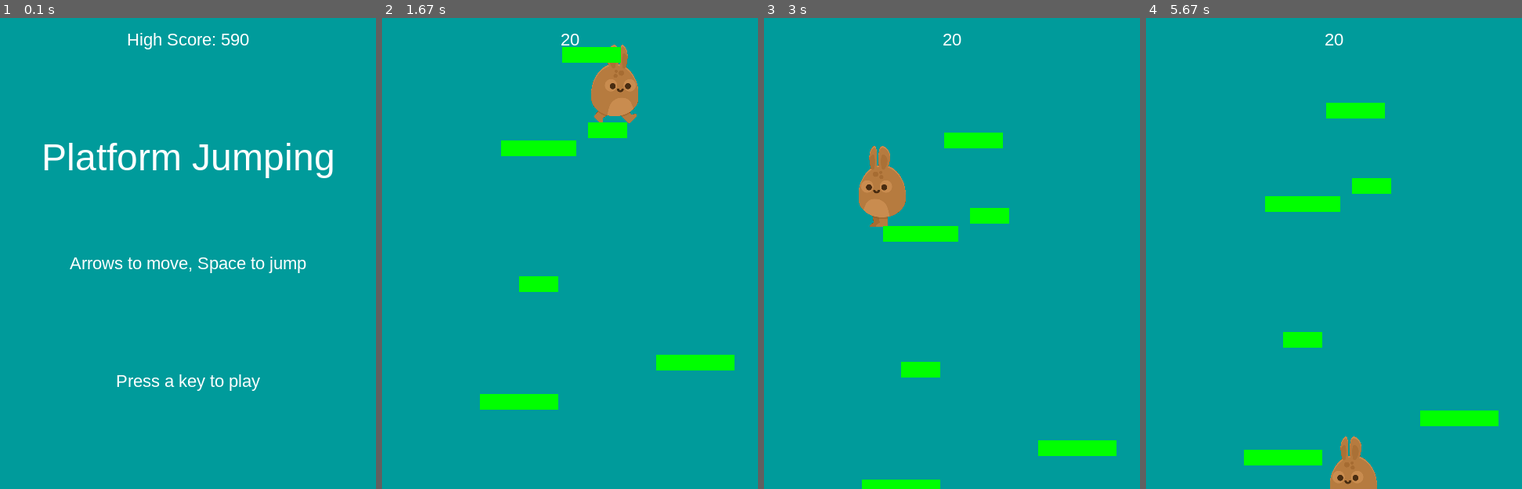
Above: before the commit, frames 1-4 (left to right).
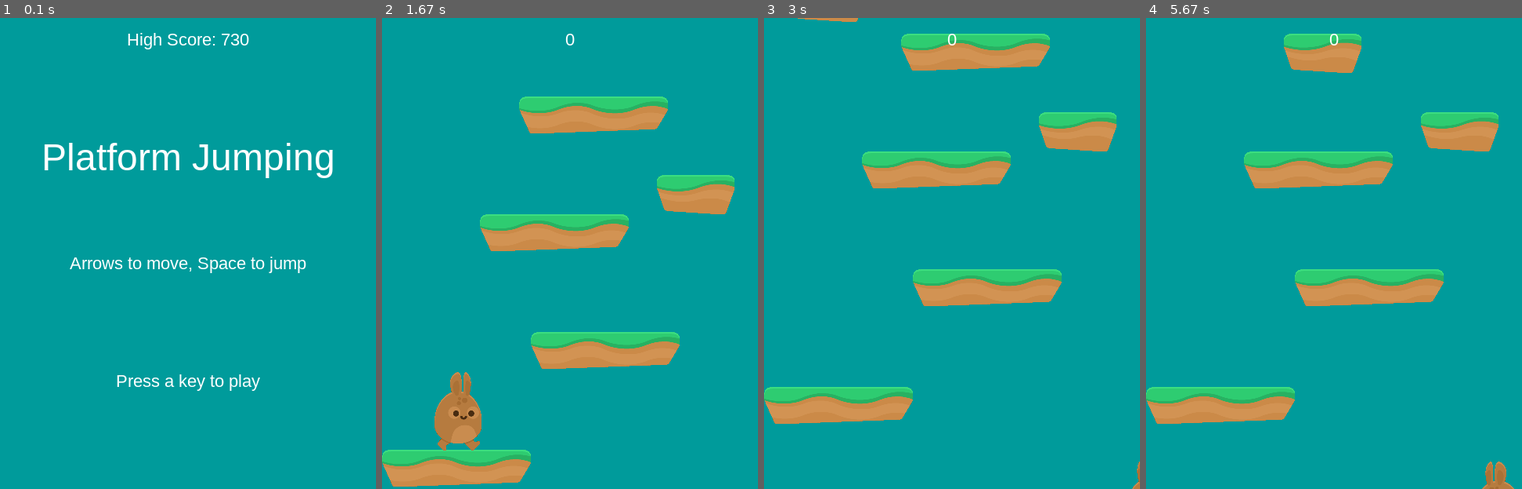
Above: after the commit, the same moments.

Repository: AnneDrottning/Pygame_PlatformJumping
Game: pygame game, started from main.py
Same seed, same stepped clock (60 frames per second), same inputs: the game is played once before the commit and once after it.
Inputs:
- Up to frame 1 (0.1 s): no input
- Up to frame 2 (1.67 s): hold Right 0.33-0.8 s; tap Space at 0.83 s; hold Right from 1.33 s (still down)
- Up to frame 3 (3 s): release Right at 1.8 s; hold Left 1.83-2.37 s; hold Left 2.4-2.8 s; hold Right from 2.83 s (still down)
- Up to frame 4 (5.67 s): release Right at 3.47 s; hold Left 3.5-3.97 s; hold Right 4-4.47 s; hold Right 4.5-4.97 s; hold Left 5-5.53 s; hold Left from 5.57 s (still down)

The runs differ from the first frame. In frame 1, less than 0.1% of the frame differs, in the area x 58-64%, y 3-6%; in frame 2, 18%, in the area x 0-94%, y 3-100%; in frame 3, 17%; in frame 4, 16%.

Commit message:
Added platform graphics

Diff:
--- a/constants.py
+++ b/constants.py
@@ -27,11 +27,11 @@
 JUMP_HEIGHT         =  20
 
 # Starting platforms:
-PLATFORM_LIST = [(0, HEIGHT-40, WIDTH, 40),
-            (WIDTH / 2 - 50, HEIGHT * 3 / 4, 100, 20),
-            (125, HEIGHT - 350, 100, 20),
-            (350, 200, 100, 20),
-            (175, 100, 50, 20)]
+PLATFORM_LIST = [(0, HEIGHT-50),
+            (WIDTH / 2 - 50, HEIGHT * 3 / 4 - 50),
+            (125, HEIGHT - 350),
+            (350, 200),
+            (175, 100)]
 
 # SPRITES:
 BUNNY_READY = [614, 1063, 120, 191]
@@ -40,3 +40,9 @@
 BUNNY_WALK2 = [692, 1458, 120, 207]
 BUNNY_JUMP  = [382,  763, 150, 181]
 BUNNY_HURT  = [382,  946, 150, 174]
+
+# PLATFORMS:
+PLAT_LARGE         = [  0,  288, 380,  94]
+PLAT_SMALL         = [213, 1662, 201, 100]
+PLAT_LARGE_DAMAGED = [  0,  384, 380,  94]
+PLAT_SMALL_DAMAGED = [382,  204, 200, 100]
--- a/highscore.txt
+++ b/highscore.txt
@@ -1 +1 @@
-590
+730
--- a/main.py
+++ b/main.py
@@ -41,7 +41,6 @@
         # Load the spritesheet
         self.spritesheet = Spritesheet(path.join(img_dir, SPRITESHEET))
 
-
     def new(self):
         # To start a new game
         self.score       = 0
@@ -51,7 +50,7 @@
         self.player = Player(self)
         self.all_sprites.add(self.player)
         for plat in PLATFORM_LIST:
-            p = Platform(*plat) # Exploding the list
+            p = Platform(self, *plat) # Exploding the list
             self.all_sprites.add(p)
             self.platforms.add(p)
         self.run()
@@ -79,7 +78,7 @@
                 self.player.vel.y = 0
         # Want to check if we need to scroll the screen
         if self.player.rect.top <= HEIGHT / 4:
-            self.player.pos.y += abs(self.player.vel.y)
+            self.player.pos.y += max(abs(self.player.vel.y), 2)
             for plat in self.platforms:
                 plat.rect.y += abs(self.player.vel.y)
                 # Remove the platforms if they go off the screen
@@ -98,9 +97,8 @@
         # Need to spawn new platforms to keep the game going
         while len(self.platforms) < 6:
             width = random.randrange(50, 100)
-            p = Platform(random.randrange(0, WIDTH - width),
-                         random.randrange(-75, -30),
-                         width, 20)
+            p = Platform(self, random.randrange(0, WIDTH - width),
+                         random.randrange(-75, -30))
             self.platforms.add(p)
             self.all_sprites.add(p)
 
@@ -121,6 +119,8 @@
         # Drawing the game loop to the screen
         self.screen.fill(BGCOLOUR)
         self.all_sprites.draw(self.screen)
+        # Make sure the player will always be at the front
+        self.screen.blit(self.player.image, self.player.rect)
         self.draw_text(str(self.score), 22, WHITE, WIDTH / 2, 15)
         # After drawing everything, we flip the display
         pg.display.flip()
--- a/sprites.py
+++ b/sprites.py
@@ -1,7 +1,8 @@
 # This is the sprite classes for the platform Game
 
 # Import packages
-import pygame as pg
+import pygame as     pg
+from   random import choice
 
 # Import files
 from constants import *
@@ -40,10 +41,10 @@
         # Create a simple sprite:
         self.image = self.standing_frames[0]
         self.rect = self.image.get_rect()
-        self.rect.center = (WIDTH/2, HEIGHT/2)
+        self.rect.center = (40, HEIGHT - 100)
 
         # Position, velocity and acceleration
-        self.pos = vec(WIDTH/2, HEIGHT/2)
+        self.pos = vec(40, HEIGHT - 100)
         self.vel = vec(0, 0)
         self.acc = vec(0, 0)
 
@@ -70,9 +71,9 @@
 
     def jump(self):
         # Only want to jump if we are standing on a platform
-        self.rect.x += 1
+        self.rect.x += 2
         hits = pg.sprite.spritecollide(self, self.game.platforms, False)
-        self.rect.x -= 1
+        self.rect.x -= 2
         if hits:
             self.vel.y = -JUMP_HEIGHT
 
@@ -135,17 +136,16 @@
                 self.rect          = self.image.get_rect()
                 self.rect.bottom   = bottom
 
-
-
-
-
 class Platform(pg.sprite.Sprite):
-    def __init__(self, x, y, w, h):
+    def __init__(self, game, x, y):
         # Want to define the size and position everytime we define a new
         # platform
         pg.sprite.Sprite.__init__(self)
-        self.image  = pg.Surface((w, h))
-        self.image.fill(GREEN)
+        self.game   = game
+        images      = [self.game.spritesheet.get_image(*PLAT_LARGE),
+                        self.game.spritesheet.get_image(*PLAT_SMALL)]
+        self.image  = choice(images)
+        self.image.set_colorkey(BLACK)
         self.rect   = self.image.get_rect()
         self.rect.x = x
         self.rect.y = y
